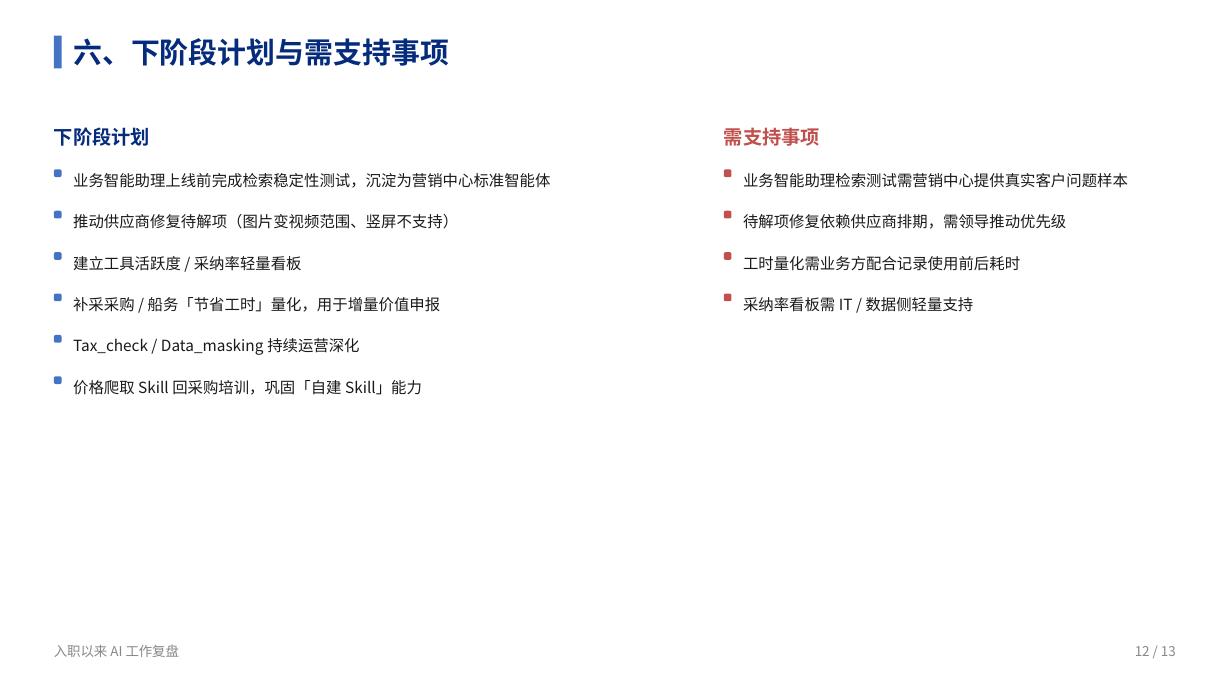
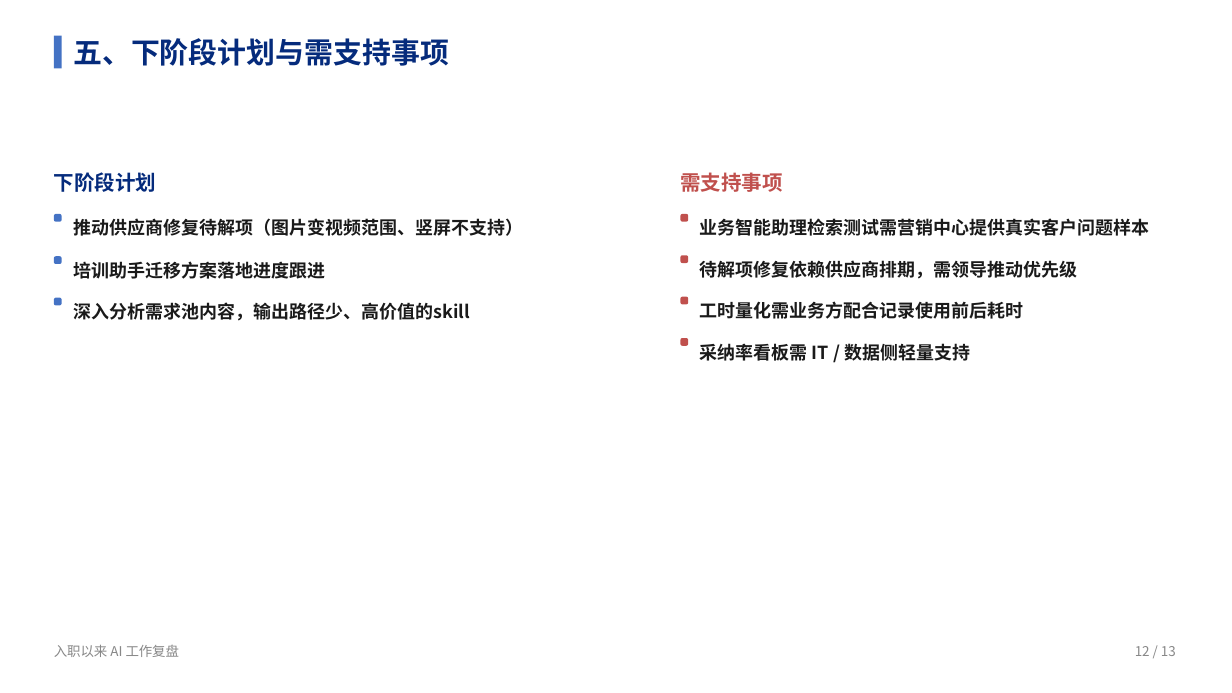
Before and after one commit to liellaaaaa/lw, a slide deck: slide 7 of PPT/入职以来AI工作复盘/入职以来AI工作复盘.pptx (slide 8 before the commit). Drawn at 1232x693 pixels with LibreOffice and Linux fonts; fonts in the diff are those of the drawing. Boxes give left, top, right and bottom in pixels: in the first picture for what was removed or moved away, otherwise in the second. Text is boxed around its words. In the diff, an @@ line names an element or a change of style, - is before the commit and + after.

```diff
--- a/PPT/入职以来AI工作复盘/入职以来AI工作复盘.pptx
+++ b/PPT/入职以来AI工作复盘/入职以来AI工作复盘.pptx
@@ text at box(73, 38, 449, 66): text changed @@
-六、下阶段计划与需支持事项
+五、下阶段计划与需支持事项
@@ text "下阶段计划": place and size @@
-text "下阶段计划" at box(54, 127, 150, 146)
+text "下阶段计划" at box(54, 172, 156, 192)
@@ text "下阶段计划" at box(54, 172, 156, 192): size 15 to 16 pt @@
@@ rounded rectangle removed at box(54, 169, 61, 177) @@
@@ text removed at box(73, 173, 550, 188) @@
-业务智能助理上线前完成检索稳定性测试，沉淀为营销中心标准智能体
@@ text "需支持事项" at box(680, 172, 782, 192): size 15 to 16 pt @@
@@ 5 texts, 4 rounded rectangles: place and size @@
-5 texts, 4 rounded rectangles at box(724, 127, 1128, 312)
+5 texts, 4 rounded rectangles at box(680, 172, 1150, 361)
@@ text removed at box(73, 256, 302, 271) @@
-建立工具活跃度 / 采纳率轻量看板
@@ text added at box(73, 261, 325, 279), 14 pt, text #1A1A1A, bold @@
+培训助手迁移方案落地进度跟进
@@ 3 rounded rectangles: place and size @@
-3 rounded rectangles at box(54, 211, 61, 301)
+3 rounded rectangles at box(54, 214, 61, 305)
@@ text removed at box(73, 297, 441, 312) @@
-补采采购 / 船务「节省工时」量化，用于增量价值申报
@@ text added at box(73, 302, 470, 321), 14 pt, text #1A1A1A, bold @@
+深入分析需求池内容，输出路径少、高价值的skill
@@ rounded rectangle removed at box(54, 335, 61, 342) @@
@@ text removed at box(73, 338, 359, 355) @@
-Tax_check / Data_masking 持续运营深化
@@ size 12 to 14 pt, bold on in 5 elements at box(73, 218, 523, 236), box(700, 218, 1150, 236), box(700, 260, 1078, 279), box(700, 301, 1024, 319), box(700, 343, 970, 361) @@
@@ rounded rectangle removed at box(54, 376, 61, 384) @@
@@ text removed at box(73, 380, 422, 395) @@
-价格爬取 Skill 回采购培训，巩固「自建 Skill」能力
```
Also in this commit, not shown: 3 other slides changed, 1 slide removed, 1 other file.
